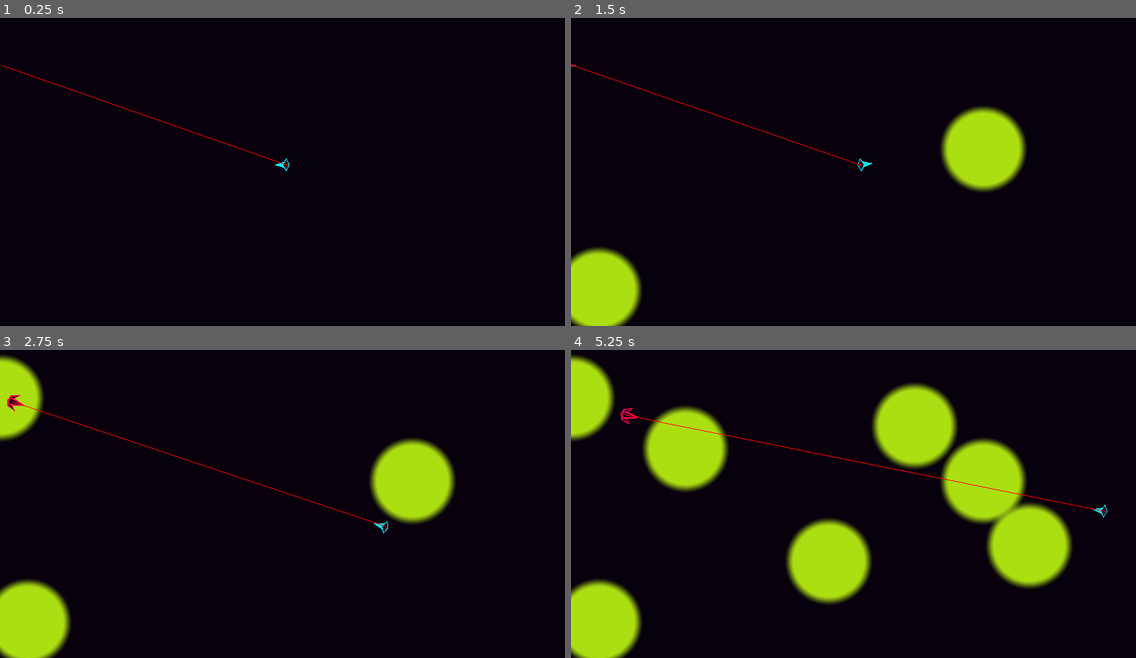
Above: before the commit, frames 1-4 (two rows, left to right).
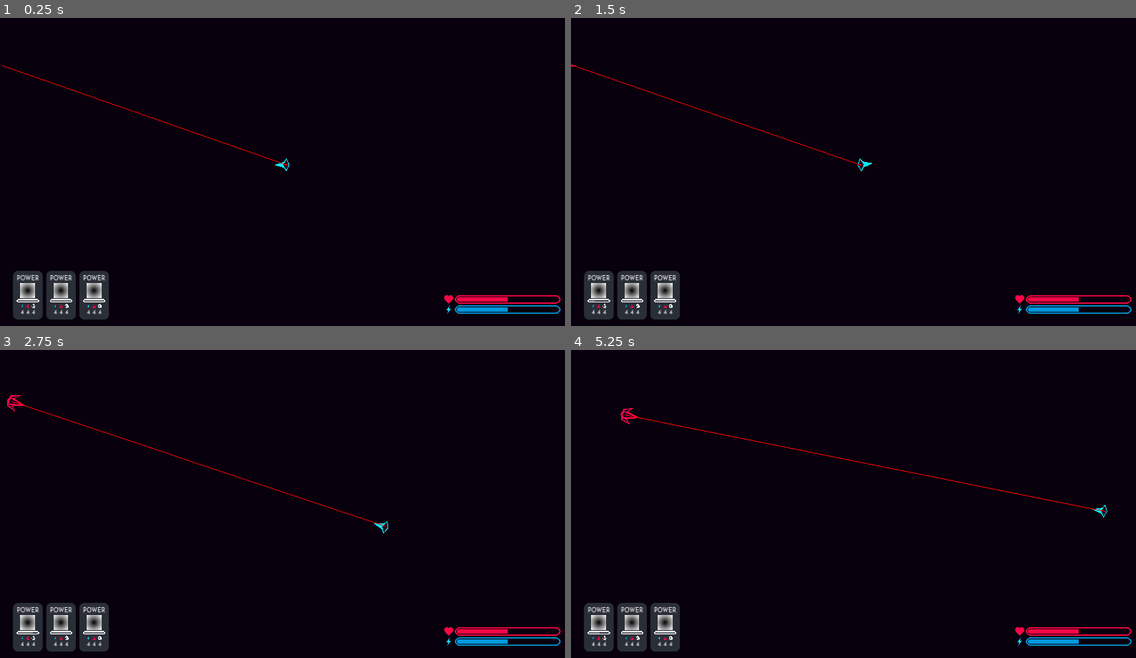
Above: after the commit, the same moments.

Repository: salvarezri/visual-computing-project
Game: Godot game, scene res://scenes/main.tscn
The game is run twice, just before and just after one commit, with the same random seed, the same clock (stepped at 60 frames per second) and the same inputs.
Inputs (mouse positions are in pixels of both pictures, inside the frame that each line leads up to):
- Up to frame 1 (0.25 s): no input
- Up to frame 2 (1.5 s): click (599, 289) at 0.52 s; tap Enter at 1.25 s; move the mouse to (983, 147) at 1.27 s; hold Right (ui_right) from 1.28 s (still down); click (983, 147) at 1.35 s
- Up to frame 3 (2.75 s): move the mouse to (0, 399) at 2.02 s; release Right (ui_right) at 2.03 s; hold Down (ui_down) from 2.03 s (still down); click (0, 399) at 2.1 s
- Up to frame 4 (5.25 s): move the mouse to (915, 427) at 2.77 s; release Down (ui_down) at 2.78 s; hold Right (ui_right) 2.78-3.53 s; click (915, 427) at 2.85 s; move the mouse to (830, 562) at 3.52 s; hold Up (ui_up) 3.53-4.28 s; click (830, 562) at 3.6 s; move the mouse to (1028, 544) at 4.27 s; hold Left (ui_left) from 4.28 s (still down); click (1028, 544) at 4.35 s; move the mouse to (684, 448) at 5.02 s; click (684, 448) at 5.1 s

The runs differ from the first frame. In frame 1, 3.1% of the frame differs, in the area x 2-100%, y 82-98%; in frame 2, 7.8%; in frame 3, 9.5%; in frame 4, 23%, in the area x 0-100%, y 1-100%.

Commit message:
connecting UI with game

Diff:
--- /dev/null
+++ b/constants.gd
@@ -0,0 +1 @@
+enum PowerTypes {RAY_POWER, SPLASH_POWER, WALL_POWER}
--- /dev/null
+++ b/global/power.gd
@@ -0,0 +1,8 @@
+class_name Power
+extends Resource
+enum PowerTypes {RAY_POWER, SPLASH_POWER, WALL_POWER}
+@export var power: PowerTypes
+@export var powername :String
+@export var cool_down: int
+@export var dmg_per_hit: int
+@export var icons: Array[Texture2D]
--- a/project.godot
+++ b/project.godot
@@ -15,6 +15,11 @@
 config/features=PackedStringArray("4.2", "Forward Plus")
 config/icon="res://assets/icon.svg"
 
+[autoload]
+
+Constants="*res://constants.gd"
+Powers="*res://global/power.gd"
+
 [display]
 
 window/size/viewport_width=1920
@@ -22,9 +27,18 @@
 window/size/resizable=false
 window/stretch/mode="canvas_items"
 
+[input]
+
+left_click_presed={
+"deadzone": 0.5,
+"events": [Object(InputEventMouseButton,"resource_local_to_scene":false,"resource_name":"","device":-1,"window_id":0,"alt_pressed":false,"shift_pressed":false,"ctrl_pressed":false,"meta_pressed":false,"button_mask":0,"position":Vector2(0, 0),"global_position":Vector2(0, 0),"factor":1.0,"button_index":1,"canceled":false,"pressed":false,"double_click":false,"script":null)
+]
+}
+
 [layer_names]
 
 2d_physics/layer_1="Player"
 2d_physics/layer_2="Enemies"
 2d_physics/layer_3="splash"
 2d_physics/layer_4="walls"
+2d_physics/layer_9="UI"
--- /dev/null
+++ b/scenes/game/PowerHandler.gd
@@ -0,0 +1,124 @@
+extends Node
+
+
+@export_node_path("GraphicInterface") var user_interface
+@export_node_path("PolygonByMouse") var polygon_by_mouse
+@export_node_path("PowerGenerator") var power_generator
+
+@onready var wall_timer: Timer = $TimerWall
+@onready var ray_timer: Timer = $TimerRay
+@onready var splash_timer: Timer = $TimerSplash
+
+var active = "RAY"
+var ui_node:GraphicInterface
+var poly_mouse_node:PolygonByMouse
+var pow_gen_node: PowerGenerator
+var mouse_active = true
+
+var wall_cooldown = 3
+var splash_cooldown = 3
+var ray_cooldown = 3
+
+
+
+# Called when the node enters the scene tree for the first time.
+func _ready():
+	ui_node = get_node(user_interface)
+	poly_mouse_node = get_node(polygon_by_mouse)
+	pow_gen_node = get_node(power_generator)
+	desactivate_splash()
+	desactivate_wall()
+	activate_ray()
+
+func activate_power(powername:String):
+	if powername == active:
+		return
+	desactivate(active)
+	if powername== "RAY":
+		active = "RAY"
+		pow_gen_node.set_power(1)
+		if ray_timer.time_left > 0 :
+			return
+		activate_ray()
+	elif powername == "WALL":
+		active = "WALL"
+		if wall_timer.time_left > 0 :
+			return
+		activate_wall()
+	elif  powername == "SPLASH":
+		active = "SPLASH"
+		pow_gen_node.set_power(0)
+		if splash_timer.time_left > 0:
+			return
+		activate_splash()
+
+func activate_ray():
+	pow_gen_node.active = true
+	pow_gen_node.set_power(1)
+
+func activate_splash():
+	pow_gen_node.active = true
+	pow_gen_node.set_power(0)
+
+func activate_wall():
+	poly_mouse_node.active = true
+
+func desactivate_ray():
+	pow_gen_node.active = false
+
+func desactivate_splash():
+	pow_gen_node.active = false
+
+func desactivate_wall():
+	poly_mouse_node.active = false
+
+func desactivate(power_name:String):
+	if power_name== "RAY":
+		desactivate_ray()
+	elif power_name == "WALL":
+		desactivate_wall()
+	elif  power_name == "SPLASH":
+		desactivate_splash()
+# Called every frame. 'delta' is the elapsed time since the previous frame.
+func _process(delta):
+	#print(wall_timer.time_left)
+	ui_node.set_times(
+		get_percentage(wall_cooldown,wall_timer.time_left),
+		get_percentage(splash_cooldown,splash_timer.time_left),
+		get_percentage(ray_cooldown,ray_timer.time_left),
+	)
+
+func get_percentage(max: int, remaining: float):
+	return ((max-remaining)/max)*100
+
+func _on_game_ui_power_selected(power_name):
+	activate_power(power_name)
+
+
+func _on_nav_reg_mouse_shape_max_len():
+	wall_timer.start(wall_cooldown)
+	desactivate(active)
+
+
+func _on_power_generator_generated():
+	if active == "SPLASH":
+		splash_timer.start(splash_cooldown)
+	elif active == "RAY":
+		ray_timer.start(ray_cooldown)
+	desactivate(active)
+
+
+func _on_timer_wall_timeout():
+	poly_mouse_node.get_parent().reset()
+	if active == "WALL":
+		activate_wall()
+
+
+func _on_timer_splash_timeout():
+	if active == "SPLASH":
+		activate_splash()
+
+
+func _on_timer_ray_timeout():
+	if active == "RAY":
+		activate_ray()
--- a/scenes/game/World.gd
+++ b/scenes/game/World.gd
@@ -1,5 +1,5 @@
 extends Node2D
-
+@export var powers: Array[Power]
 
 # Called when the node enters the scene tree for the first time.
 func _ready():
@@ -8,5 +8,5 @@
 
 
 # Called every frame. 'delta' is the elapsed time since the previous frame.
-func _process(delta):
+func _process(_delta):
 	pass
--- a/scenes/game/World.tscn
+++ b/scenes/game/World.tscn
@@ -1,14 +1,40 @@
-[gd_scene load_steps=16 format=3 uid="uid://ca3ocit68ttdq"]
+[gd_scene load_steps=21 format=3 uid="uid://ca3ocit68ttdq"]
 
 [ext_resource type="PackedScene" uid="uid://7ymqp7ye0ffg" path="res://scenes/game/elements/NavRegMouseShape.tscn" id="1_adsd3"]
 [ext_resource type="Script" path="res://scenes/game/World.gd" id="1_o0s6y"]
+[ext_resource type="Script" path="res://global/power.gd" id="2_apbvs"]
 [ext_resource type="PackedScene" uid="uid://prpawadsl6pg" path="res://scenes/game/characters/enemies/Enemy.tscn" id="3_lv77j"]
 [ext_resource type="PackedScene" uid="uid://bwasko7uhi3sk" path="res://scenes/game/characters/Player.tscn" id="3_rh8y1"]
 [ext_resource type="PackedScene" uid="uid://b8q6wmeg5icr8" path="res://scenes/game/systems/stages/spawn_handler.tscn" id="5_8joer"]
 [ext_resource type="PackedScene" uid="uid://cadl0mvdnces8" path="res://scenes/game/systems/powers/Splash.tscn" id="6_xsior"]
-[ext_resource type="PackedScene" uid="uid://dmrvkw0mxcjbl" path="res://scenes/game/systems/powers/splash_generator.tscn" id="7_265or"]
-[ext_resource type="Script" path="res://scenes/game/systems/powers/RayGenerator.gd" id="8_eouj1"]
+[ext_resource type="PackedScene" uid="uid://dmrvkw0mxcjbl" path="res://scenes/game/systems/powers/power_generator.tscn" id="7_265or"]
+[ext_resource type="Script" path="res://scenes/game/PowerHandler.gd" id="9_1rqbc"]
 [ext_resource type="PackedScene" uid="uid://rjc7c85gqoyn" path="res://scenes/game/systems/powers/ray.tscn" id="9_wukmr"]
+[ext_resource type="PackedScene" uid="uid://ce8uwfb26p8ma" path="res://scenes/ui/GameUi.tscn" id="10_bi1d7"]
+
+[sub_resource type="Resource" id="Resource_knw3i"]
+script = ExtResource("2_apbvs")
+power = 0
+powername = "Ray"
+cool_down = 3
+dmg_per_hit = 10
+icons = Array[Texture2D]([])
+
+[sub_resource type="Resource" id="Resource_wfbyp"]
+script = ExtResource("2_apbvs")
+power = 0
+powername = "SPLASH"
+cool_down = 5
+dmg_per_hit = 2
+icons = Array[Texture2D]([])
+
+[sub_resource type="Resource" id="Resource_jgq7r"]
+script = ExtResource("2_apbvs")
+power = 0
+powername = "WALL"
+cool_down = 3
+dmg_per_hit = 0
+icons = Array[Texture2D]([])
 
 [sub_resource type="Gradient" id="Gradient_yrt06"]
 colors = PackedColorArray(0.0352941, 0.00392157, 0.0509804, 1, 0.0352941, 0.00392157, 0.0509804, 1)
@@ -33,12 +59,14 @@
 
 [node name="World" type="Node2D"]
 script = ExtResource("1_o0s6y")
+powers = Array[ExtResource("2_apbvs")]([SubResource("Resource_knw3i"), SubResource("Resource_wfbyp"), SubResource("Resource_jgq7r")])
 
 [node name="NavRegMouseShape" parent="." instance=ExtResource("1_adsd3")]
 
 [node name="PolygonByMouse" parent="NavRegMouseShape" index="0"]
 polygon_width = 20.0
 sampling_distance = 25.0
+limit_max_lenght = true
 active = false
 
 [node name="background" type="Sprite2D" parent="."]
@@ -62,10 +90,8 @@
 
 [node name="PowerGenerator" parent="." instance=ExtResource("7_265or")]
 power_scenes = Array[PackedScene]([ExtResource("6_xsior"), ExtResource("9_wukmr")])
+power_selector = 1
 active = true
-
-[node name="RayGenerator" type="Node2D" parent="."]
-script = ExtResource("8_eouj1")
 
 [node name="Walls" type="Node2D" parent="."]
 visible = false
@@ -95,4 +121,31 @@
 position = Vector2(1081, -108)
 shape = SubResource("RectangleShape2D_37iuf")
 
+[node name="PowerHandler" type="Node" parent="."]
+script = ExtResource("9_1rqbc")
+user_interface = NodePath("../GameUi")
+polygon_by_mouse = NodePath("../NavRegMouseShape/PolygonByMouse")
+power_generator = NodePath("../PowerGenerator")
+
+[node name="TimerWall" type="Timer" parent="PowerHandler"]
+one_shot = true
+
+[node name="TimerSplash" type="Timer" parent="PowerHandler"]
+one_shot = true
+
+[node name="TimerRay" type="Timer" parent="PowerHandler"]
+one_shot = true
+
+[node name="GameUi" parent="." instance=ExtResource("10_bi1d7")]
+
+[connection signal="max_len" from="NavRegMouseShape" to="PowerHandler" method="_on_nav_reg_mouse_shape_max_len"]
+[connection signal="max_len_rised" from="NavRegMouseShape/PolygonByMouse" to="NavRegMouseShape" method="_on_polygon_by_mouse_max_len_rised"]
+[connection signal="generated" from="PowerGenerator" to="PowerHandler" method="_on_power_generator_generated"]
+[connection signal="timeout" from="PowerHandler/TimerWall" to="PowerHandler" method="_on_timer_wall_timeout"]
+[connection signal="timeout" from="PowerHandler/TimerSplash" to="PowerHandler" method="_on_timer_splash_timeout"]
+[connection signal="timeout" from="PowerHandler/TimerRay" to="PowerHandler" method="_on_timer_ray_timeout"]
+[connection signal="mouse_entered" from="GameUi" to="PowerHandler" method="_on_game_ui_mouse_entered"]
+[connection signal="mouse_exited" from="GameUi" to="PowerHandler" method="_on_game_ui_mouse_exited"]
+[connection signal="power_selected" from="GameUi" to="PowerHandler" method="_on_game_ui_power_selected"]
+
 [editable path="NavRegMouseShape"]
--- a/scenes/game/elements/NavRegMouseShape.gd
+++ b/scenes/game/elements/NavRegMouseShape.gd
@@ -1,6 +1,5 @@
 extends NavigationRegion2D
-
-
+signal max_len()
 # Called when the node enters the scene tree for the first time.
 func _ready():
 	pass # Replace with function body.
@@ -10,6 +9,15 @@
 func _process(_delta):
 	pass
 
+func reset():
+	for child in get_children():
+		if !child.is_in_group("Power"):
+			child.queue_free()
+	$PolygonByMouse.reset()
 
 func _on_polygon_by_mouse_new_step(_step):
 	bake_navigation_polygon()
+
+
+func _on_polygon_by_mouse_max_len_rised(polygons):
+	max_len.emit()
--- a/scenes/game/systems/powers/PolygonByMouse.gd
+++ b/scenes/game/systems/powers/PolygonByMouse.gd
@@ -1,3 +1,4 @@
+class_name PolygonByMouse
 extends Node2D
 
 signal max_len_rised(polygons: Array[PackedVector2Array])
@@ -27,6 +28,17 @@
 var curr_len: float = 0
 var group_gen: String
 
+
+func reset():
+	group_gen = gen_unique_string(25)
+	prev_pos  = Vector2.ZERO
+	prev_prev_pos= Vector2.ZERO
+	state = false
+	lines_points = []
+	carry_angle = -20
+	last_line = -1
+	curr_len = 0
+
 func set_access_group(new_group:String, set_before: bool = false):
 	if  set_before:
 		for child in get_parent().get_children():
@@ -36,6 +48,7 @@
 	access_group = new_group
 # Called when the node enters the scene tree for the first time.
 func _ready():
+	add_to_group("Power")
 	group_gen = gen_unique_string(25)
 
 # Called every frame. 'delta' is the elapsed time since the previous frame.
--- /dev/null
+++ b/scenes/game/systems/powers/power_generator.tscn
@@ -0,0 +1,6 @@
+[gd_scene load_steps=2 format=3 uid="uid://dmrvkw0mxcjbl"]
+
+[ext_resource type="Script" path="res://scenes/game/systems/powers/splash_generator.gd" id="1_tvovm"]
+
+[node name="PowerGenerator" type="Node2D"]
+script = ExtResource("1_tvovm")
--- a/scenes/game/systems/powers/splash_generator.gd
+++ b/scenes/game/systems/powers/splash_generator.gd
@@ -1,16 +1,17 @@
+class_name PowerGenerator
 extends Node2D
-
+signal generated()
 @export var power_scenes: Array[PackedScene]
 @export var power_selector: int = 0
 @export var active: bool = false
-@export var group_name: String = "splash"
+@export var group_name: String = "power"
 
 # Called when the node enters the scene tree for the first time.
 func _ready():
 	pass
 
-func  _input(event):
-	if event is InputEventMouseButton and active:
+func  _input(event:InputEvent):
+	if event.is_action("left_click_presed") and active:
 		var ev: InputEventMouseButton = event
 		if ev.is_released():
 			return
@@ -18,6 +19,9 @@
 		new_power.position = event.position
 		new_power.add_to_group(group_name)
 		get_parent().add_child(new_power)
+		generated.emit()
+
+
 
 func set_power(power: int):
 	power_selector = power
--- a/scenes/game/systems/powers/splash_generator.tscn
+++ /dev/null
@@ -1,6 +0,0 @@
-[gd_scene load_steps=2 format=3 uid="uid://dmrvkw0mxcjbl"]
-
-[ext_resource type="Script" path="res://scenes/game/systems/powers/splash_generator.gd" id="1_l4d3o"]
-
-[node name="SplashGenerator" type="Node2D"]
-script = ExtResource("1_l4d3o")
--- a/scenes/ui/GameUi.gd
+++ b/scenes/ui/GameUi.gd
@@ -1,15 +1,42 @@
+class_name GraphicInterface
 extends CanvasLayer
-
-
+signal mouse_entered
+signal mouse_exited
+signal power_selected(power_name:String)
+var on_mouse= false
 # Called when the node enters the scene tree for the first time.
 func _ready():
 	pass # Replace with function body.
 
 
 # Called every frame. 'delta' is the elapsed time since the previous frame.
-func _process(delta):
+func _process(_delta):
+
+	#print(on_panels_mouse, on_mouse)
 	pass
 
 
-func _on_panel_container_gui_input(event:InputEvent):
+
+func _on_ray_power_card_selected(power_name):
+	power_selected.emit(power_name)
+
+func _on_splash_power_card_2_selected(power_name):
+	power_selected.emit(power_name)
+
+func _on_wall_power_card_3_selected(power_name):
+	power_selected.emit(power_name)
+
+
+func _on_powers_mouse_entered():
+	print("entered")
+	mouse_entered.emit()
 	pass # Replace with function body.
+
+func set_times(wall, splash, ray):
+	$Powers/M/H/RayPowerCard.set_time(ray)
+	$Powers/M/H/SplashPowerCard2.set_time(splash)
+	$Powers/M/H/WallPowerCard3.set_time(wall)
+func _on_powers_mouse_exited():
+	print("exited")
+	mouse_exited.emit()
+	pass # Replace with function body.
--- a/scenes/ui/GameUi.tscn
+++ b/scenes/ui/GameUi.tscn
@@ -81,15 +81,12 @@
 tint_under = Color(0, 0.596078, 0.858824, 1)
 tint_progress = Color(0, 0.596078, 0.858824, 1)
 
-[node name="SubViewport" type="SubViewport" parent="."]
-disable_3d = true
-
 [node name="Powers" type="PanelContainer" parent="."]
 anchors_preset = 2
 anchor_top = 1.0
 anchor_bottom = 1.0
 offset_left = 8.0
-offset_top = -256.0
+offset_top = -216.0
 offset_right = 187.0
 offset_bottom = -13.0
 grow_vertical = 0
@@ -98,15 +95,30 @@
 theme = ExtResource("1_uidgp")
 theme_override_styles/panel = SubResource("StyleBoxEmpty_wbllu")
 
-[node name="MarginContainer" type="MarginContainer" parent="Powers"]
+[node name="M" type="MarginContainer" parent="Powers"]
 layout_mode = 2
 theme_override_constants/margin_left = 32
 theme_override_constants/margin_top = 32
 theme_override_constants/margin_right = 32
 theme_override_constants/margin_bottom = 0
 
-[node name="HBoxContainer" type="HBoxContainer" parent="Powers/MarginContainer"]
+[node name="H" type="HBoxContainer" parent="Powers/M"]
 layout_mode = 2
 
-[node name="PowerCard" parent="Powers/MarginContainer/HBoxContainer" instance=ExtResource("7_hwwmg")]
+[node name="RayPowerCard" parent="Powers/M/H" instance=ExtResource("7_hwwmg")]
 layout_mode = 2
+power_name = "RAY"
+
+[node name="SplashPowerCard2" parent="Powers/M/H" instance=ExtResource("7_hwwmg")]
+layout_mode = 2
+power_name = "SPLASH"
+
+[node name="WallPowerCard3" parent="Powers/M/H" instance=ExtResource("7_hwwmg")]
+layout_mode = 2
+power_name = "WALL"
+
+[connection signal="mouse_entered" from="Powers" to="." method="_on_powers_mouse_entered"]
+[connection signal="mouse_exited" from="Powers" to="." method="_on_powers_mouse_exited"]
+[connection signal="selected" from="Powers/M/H/RayPowerCard" to="." method="_on_ray_power_card_selected"]
+[connection signal="selected" from="Powers/M/H/SplashPowerCard2" to="." method="_on_splash_power_card_2_selected"]
+[connection signal="selected" from="Powers/M/H/WallPowerCard3" to="." method="_on_wall_power_card_3_selected"]
--- a/scenes/ui/powerCard.gd
+++ b/scenes/ui/powerCard.gd
@@ -12,6 +12,7 @@
 @export var energy_cost: int = 4
 @export var dmg_power: int = 4
 @export var waiting_time: int = 4
+var on_panel = false
 # Called when the node enters the scene tree for the first time.
 func _ready():
 	pass # Replace with function body.
@@ -32,3 +33,5 @@
 	activate
 	print("pressed")
 	pass # Replace with function body.
+func set_time(value):
+	$V/Progress.value = value
--- a/scenes/ui/powerCard.tscn
+++ b/scenes/ui/powerCard.tscn
@@ -33,6 +33,7 @@
 
 [node name="PowerCard" type="PanelContainer"]
 size_flags_horizontal = 3
+mouse_filter = 1
 script = ExtResource("1_s6wrc")
 
 [node name="V" type="VBoxContainer" parent="."]
@@ -50,7 +51,9 @@
 layout_mode = 2
 size_flags_horizontal = 4
 size_flags_vertical = 8
+mouse_default_cursor_shape = 2
 action_mode = 0
+button_mask = 2
 texture_normal = SubResource("GradientTexture2D_xlrkt")
 texture_pressed = SubResource("GradientTexture2D_a02dk")
 texture_hover = SubResource("GradientTexture2D_rsoec")
Not shown, removed: assets/UI/asset/png@3x/ProgressBar/.no_color_background.kra-autosave.kra
Not shown, removed: assets/UI/asset/png@3x/ProgressBar/.no_color_background_small.kra-autosave.kra
Not shown, changed: assets/UI/asset/png@3x/ProgressBar/no_color_background.kra
Not shown, changed: assets/UI/asset/png@3x/ProgressBar/no_color_background.kra~
Not shown, changed: assets/UI/asset/png@3x/ProgressBar/no_color_background_small.kra
Not shown, added: assets/UI/asset/png@3x/ProgressBar/no_color_background_small.kra~
